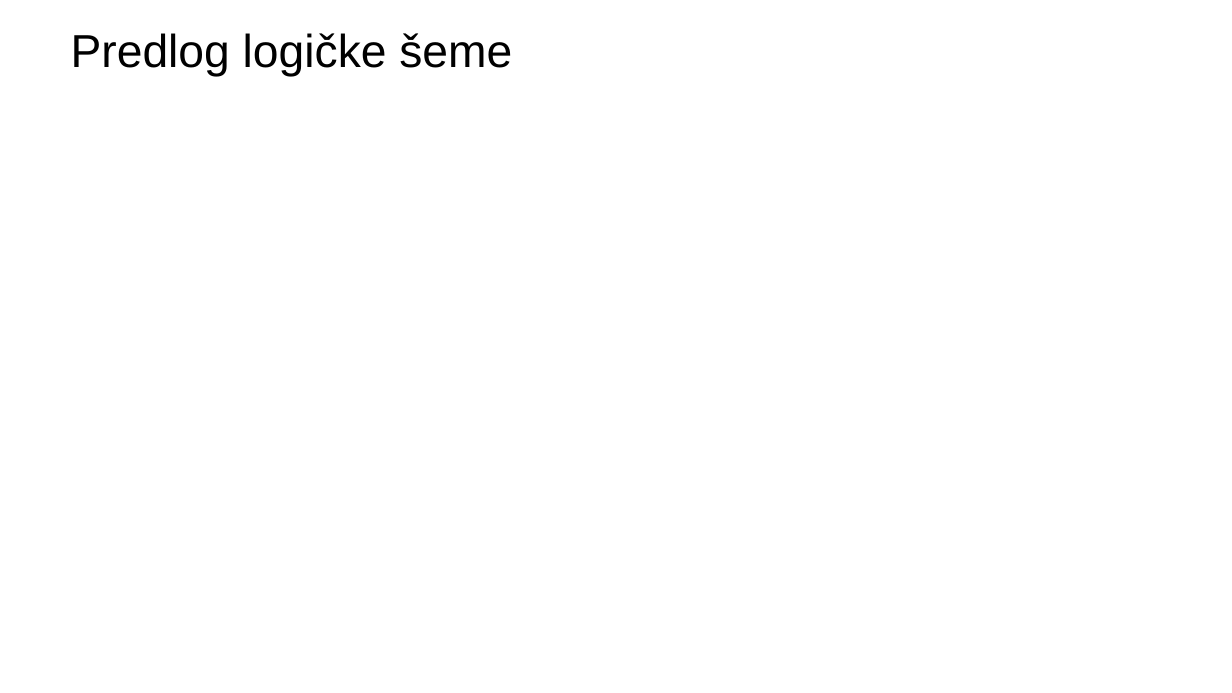
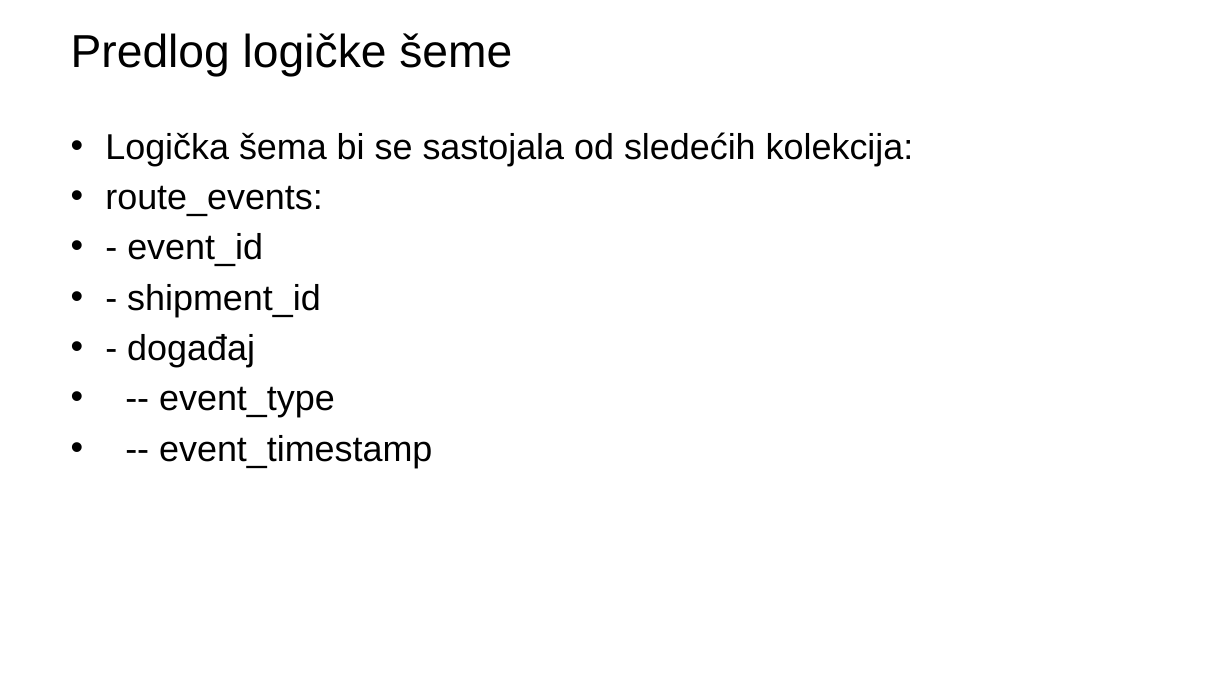
Before and after one commit to annaopi/sbp-projekat, a slide deck: slide 9 of Analiza pametne logistike globalnog uvoza (1).pptx. Drawn at 1232x693 pixels with LibreOffice and Linux fonts; fonts in the diff are those of the drawing; background and template pictures are left out. Boxes give left, top, right and bottom in pixels: in the first picture for what was removed or moved away, otherwise in the second. Text is boxed around its words. In the diff, an @@ line names an element or a change of style, - is before the commit and + after.

```diff
--- a/Analiza pametne logistike globalnog uvoza (1).pptx
+++ b/Analiza pametne logistike globalnog uvoza (1).pptx
@@ text added at bbox=[105, 132, 914, 468], 28 pt, text #000000 @@
+• Logička šema bi se sastojala od sledećih kolekcija:
+• route_events:
+• - event_id
+• - shipment_id
+• - događaj
+• -- event_type
+• -- event_timestamp
```
Also in this commit, not shown: 1 other slide changed, 11 slides added.
